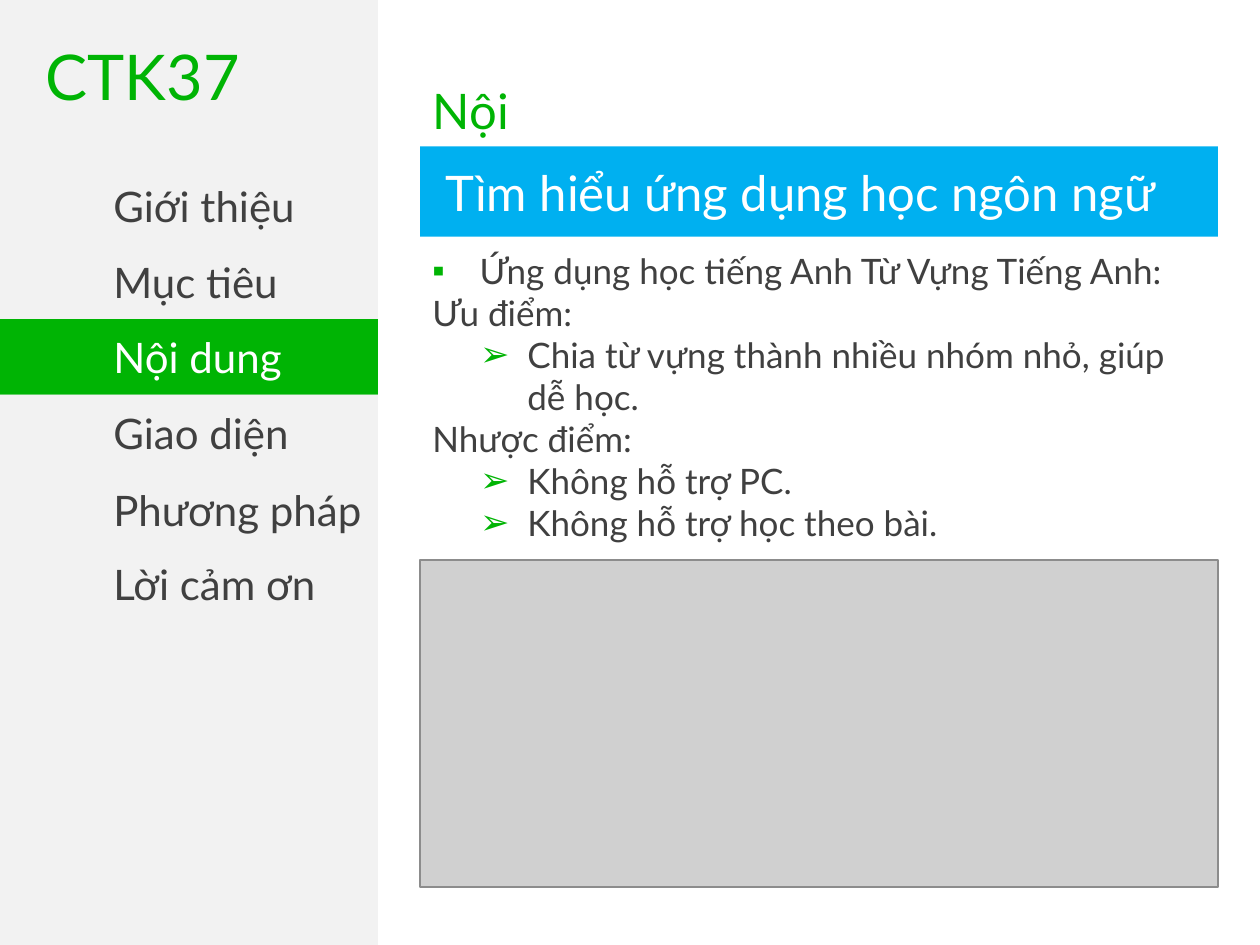
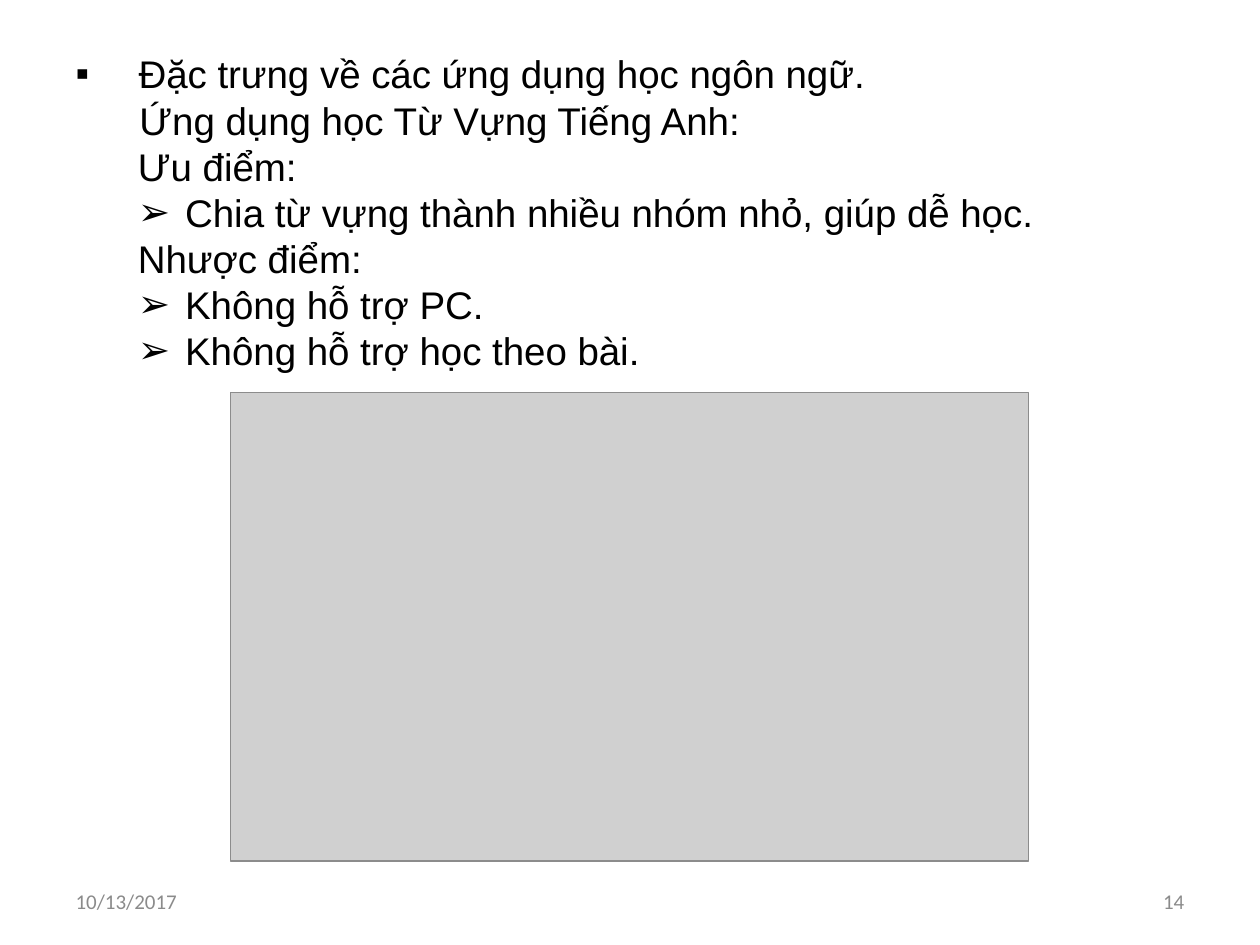
Before and after one commit to khanhvinhit/Do-An, a slide deck: slide 14 of THESIS/DACN_UD_Hoc_KHo_CTK37_ThuyetTrinh_06102017.pptx (slide 16 before the commit). Drawn at 1260x945 pixels with LibreOffice and Linux fonts; fonts in the diff are those of the drawing; grey boxes stand for pictures. Boxes give left, top, right and bottom in pixels: in the first picture for what was removed or moved away, otherwise in the second. Text is boxed around its words. In the diff, an @@ line names an element or a change of style, - is before the commit and + after.

```diff
--- a/THESIS/DACN_UD_Hoc_KHo_CTK37_ThuyetTrinh_06102017.pptx
+++ b/THESIS/DACN_UD_Hoc_KHo_CTK37_ThuyetTrinh_06102017.pptx
@@ rectangle removed at box(0, 0, 378, 945) @@
@@ text removed at box(46, 54, 240, 101) @@
-CTK37
@@ text "Đặc trưng về các ứng ...": place and size @@
-text "Đặc trưng về các ứng ..." at box(432, 254, 1165, 543)
+text "Đặc trưng về các ứng ..." at box(138, 58, 1033, 373)
@@ text "Đặc trưng về các ứng ..." at box(138, 58, 1033, 373): vertical alignment top to middle @@
@@ text at box(139, 58, 865, 142): text changed; size 20 to 22 pt; font Lato to Arial; text colour #404040 to #000000 @@
-▪ Ứng dụng học tiếng Anh Từ Vựng Tiếng Anh:
+▪ Đặc trưng về các ứng dụng học ngôn ngữ.
+Ứng dụng học Từ Vựng Tiếng Anh:
@@ text removed at box(433, 93, 540, 198) @@
-Nội dung
@@ rectangle removed at box(420, 146, 1217, 237) @@
-Tìm hiểu ứng dụng học ngôn ngữ
@@ text at box(138, 150, 1033, 373): size 20 to 22 pt, font Lato to Arial, text colour #404040 to #000000 in "Ưu điểm:", "Chia từ vựng thành nhiều nhóm nhỏ, ...", "Nhược điểm:", "Không hỗ trợ PC." and 1 more places; indent changed @@
@@ text removed at box(113, 191, 294, 230) @@
-Giới thiệu
@@ rectangle removed at box(0, 243, 378, 319) @@
-Mục tiêu
@@ rectangle removed at box(0, 319, 378, 394) @@
-Nội dung
@@ rectangle removed at box(0, 394, 378, 470) @@
-Giao diện
@@ picture: place and size @@
-picture at box(420, 561, 1217, 888)
+picture at box(231, 393, 1028, 862)
@@ text removed at box(113, 495, 361, 534) @@
-Phương pháp
@@ text removed at box(113, 569, 315, 601) @@
-Lời cảm ơn
@@ text added at box(76, 894, 177, 910), 12 pt, text #8C8C8C @@
+10/13/2017
@@ page number added at box(1163, 895, 1184, 909), 12 pt, text #8C8C8C @@
+14
```
Also in this commit, not shown: 13 other slides changed, 12 slides added, 16 slides removed, 4 other files.
